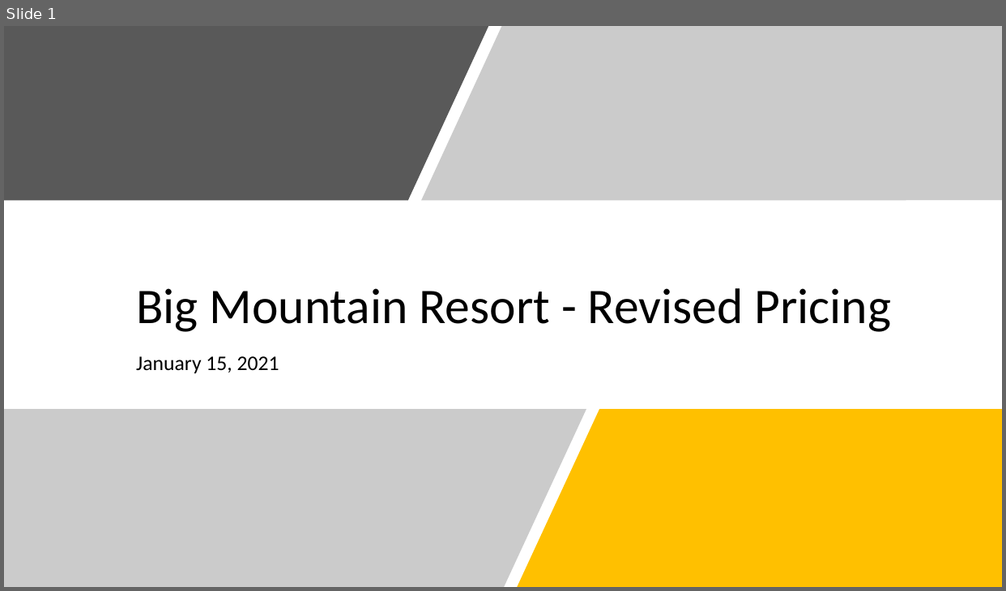
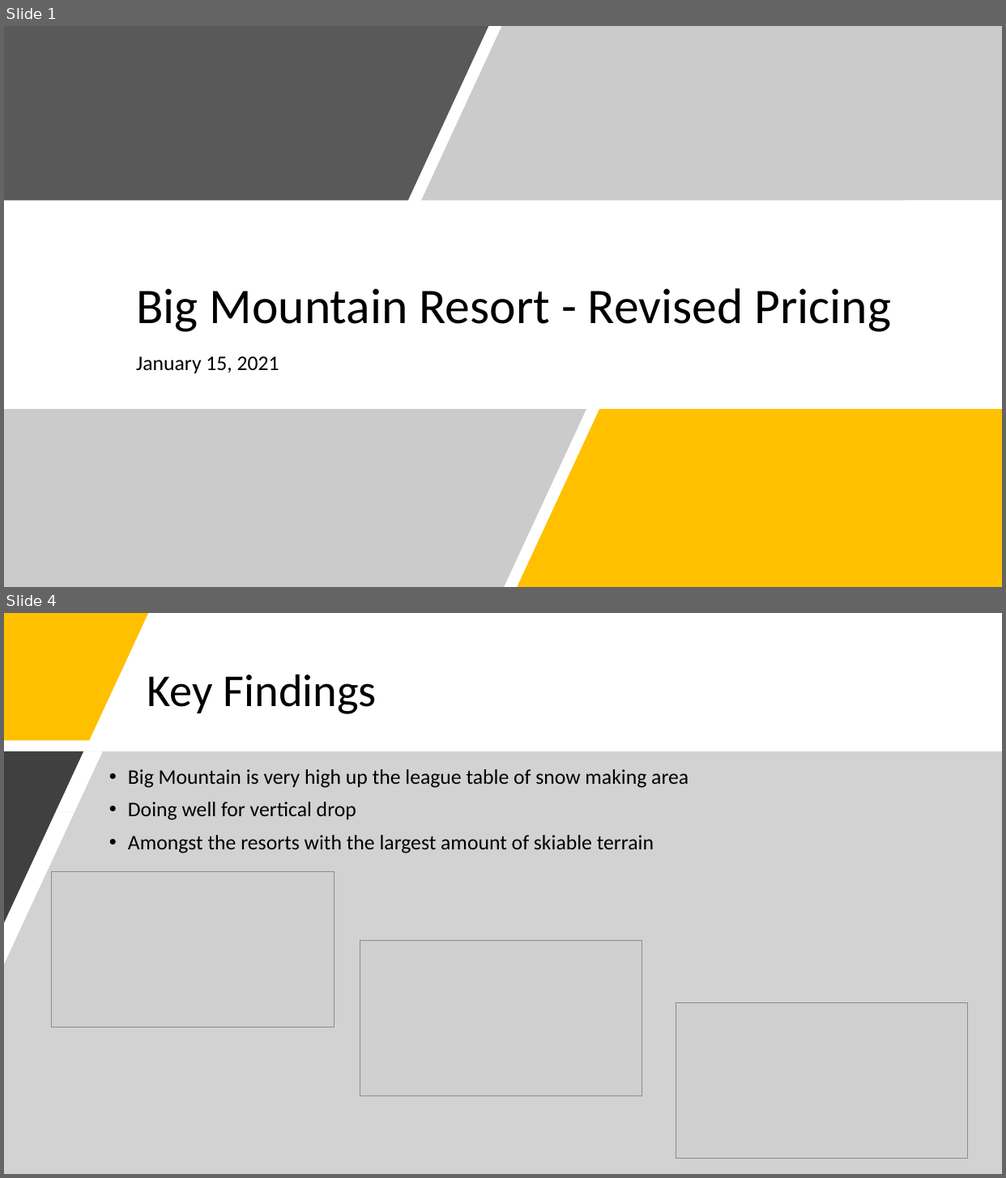
Before and after one commit to Shruti06Oct/DataScienceGuidedCapstone, a slide deck: Big Mountain Case Study.pptx. Shown one above the other, each under a label of ours: slide 1 before the commit, slides 1 and 4 after it; the slides between them are not shown. The pictures are 1006x591 and 1006x1178 pixels, drawn with LibreOffice and Linux fonts; fonts in the diff are those of the drawing; grey boxes stand for pictures. Boxes give left, top, right and bottom in pixels: in the first picture for what was removed or moved away, otherwise in the second. Text is boxed around its words. In the diff, an @@ line names an element or a change of style, - is before the commit and + after.

```diff
--- a/Big Mountain Case Study.pptx
+++ b/Big Mountain Case Study.pptx
@@ slide 4 added at box(4, 613, 1002, 1174), background #FFFFFF @@
@@ freeform shape added at box(4, 613, 148, 740), fill #FFC000 @@
@@ title added at box(147, 674, 377, 714), 44 pt, text #000000 @@
+Key Findings
@@ freeform shape added at box(4, 752, 1002, 1174), fill #A6A6A6 at 50% opacity @@
@@ freeform shape added at box(4, 752, 83, 923), fill #404040 @@
@@ text added at box(128, 769, 688, 854), 20 pt, text #000000 @@
+• Big Mountain is very high up the league table of snow making area
+• Doing well for vertical drop
+• Amongst the resorts with the largest amount of skiable terrain
@@ picture added at box(51, 872, 334, 1028) @@
@@ picture added at box(360, 941, 641, 1097) @@
@@ picture added at box(676, 1003, 968, 1159) @@
```
Also in this commit, not shown: 7 slides changed, 1 other slide added.
